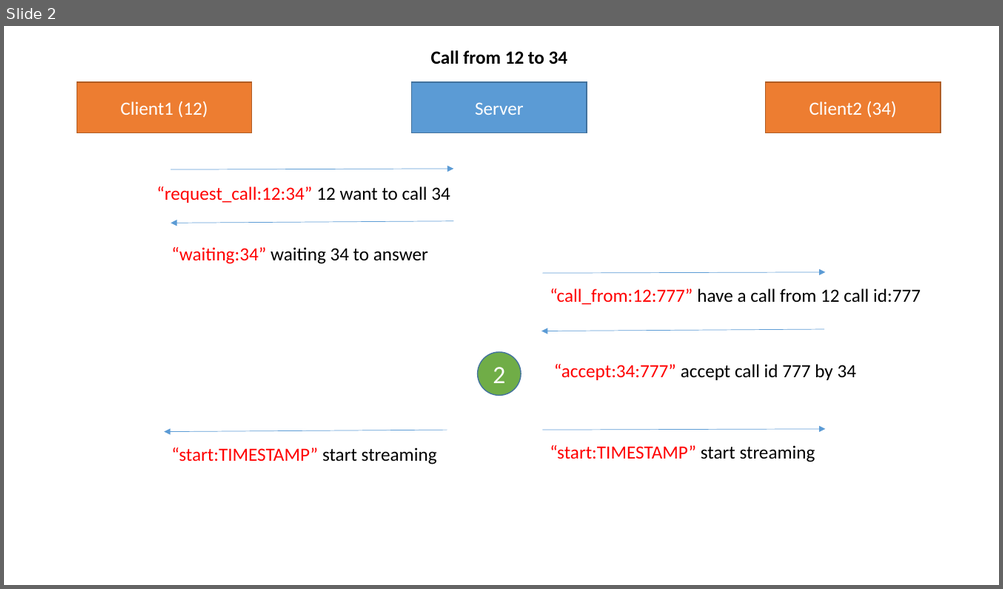
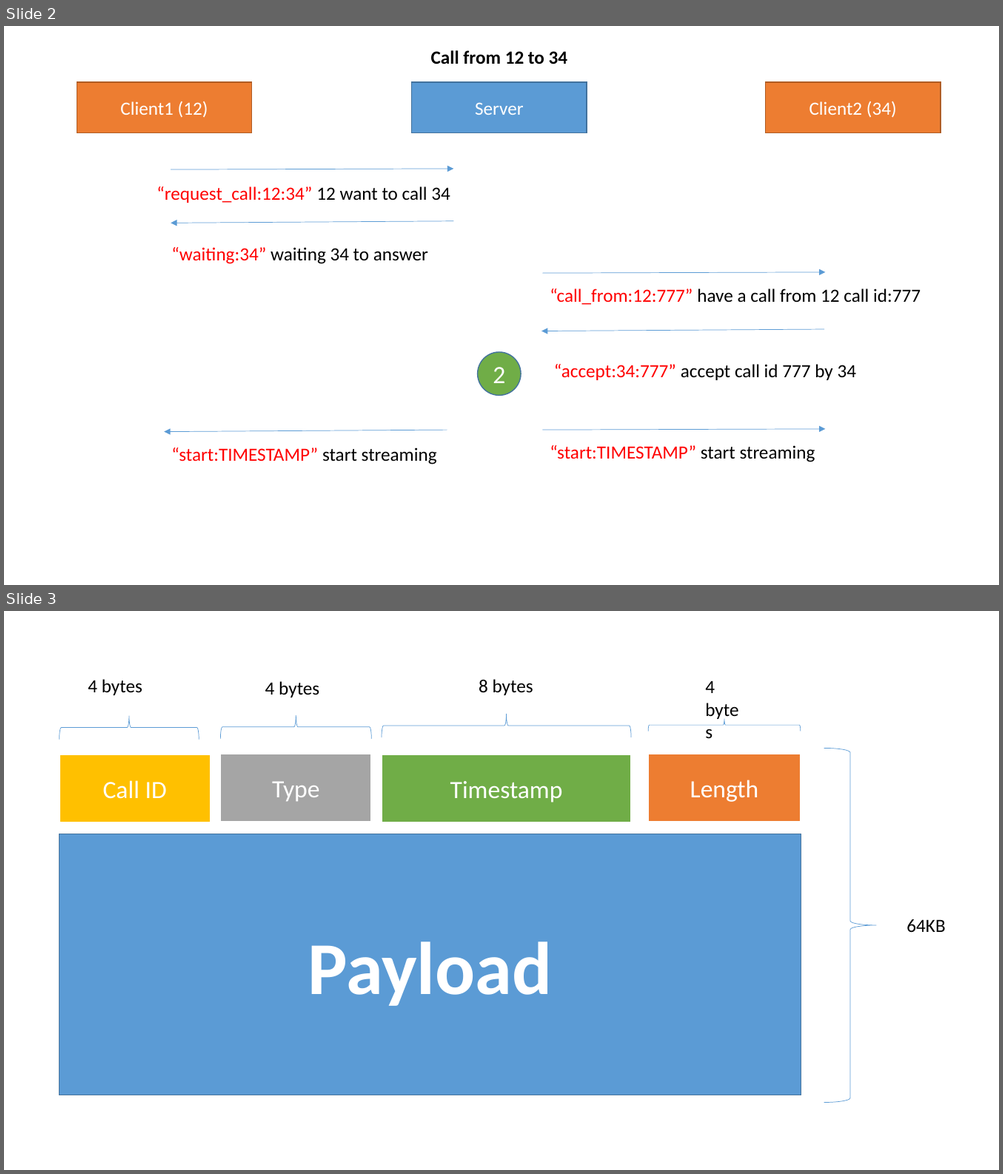
Before and after one commit to PuttapornRungsangverapun/project_test, a slide deck: server/doc/por_audio_call_protocol.pptx. Shown one above the other, each under a label of ours: slide 2 before the commit, slides 2 and 3 after it. The pictures are 1003x589 and 1003x1174 pixels, drawn with LibreOffice and Linux fonts; fonts in the diff are those of the drawing. Boxes give left, top, right and bottom in pixels: in the first picture for what was removed or moved away, otherwise in the second. Text is boxed around its words. In the diff, an @@ line names an element or a change of style, - is before the commit and + after.

Commit message:
add package doc

```diff
--- a/server/doc/por_audio_call_protocol.pptx
+++ b/server/doc/por_audio_call_protocol.pptx
@@ slide 3 added at (4,611,999,1170), background #FFFFFF @@
@@ text added at (88,679,142,695), 18 pt, text #000000 @@
+4 bytes
@@ text added at (265,681,319,698), 18 pt, text #000000 @@
+4 bytes
@@ text added at (478,679,533,695), 18 pt, text #000000 @@
+8 bytes
@@ text added at (705,681,714,693), 18 pt, text #000000 @@
+4 bytes
@@ right brace added at (60,716,199,740), outline #5B9BD5 0.5 pt @@
@@ right brace added at (220,715,371,738), outline #5B9BD5 0.5 pt @@
@@ right brace added at (381,713,631,737), outline #5B9BD5 0.5 pt @@
@@ right brace added at (649,719,800,732), outline #5B9BD5 0.5 pt @@
@@ rectangle added at (60,755,210,823), fill #FFC000, outline #FFFFFF 1.5 pt, 24 pt, text #FFFFFF @@
+Call ID
@@ rectangle added at (220,755,371,822), fill #A5A5A5, outline #FFFFFF 1.5 pt, 24 pt, text #FFFFFF @@
+Type
@@ rectangle added at (381,755,631,823), fill #70AD47, outline #FFFFFF 1.5 pt, 24 pt, text #FFFFFF @@
+Timestamp
@@ rectangle added at (648,755,800,822), fill #ED7D31, outline #FFFFFF 1.5 pt, 24 pt, text #FFFFFF @@
+Length
@@ right brace added at (824,749,876,1102), outline #5B9BD5 0.5 pt @@
@@ rectangle added at (60,834,801,1095), fill #5B9BD5, outline #43739E 1 pt, 72 pt, text #FFFFFF, bold @@
+Payload
@@ text added at (906,920,945,933), 18 pt, text #000000 @@
+64KB
```
